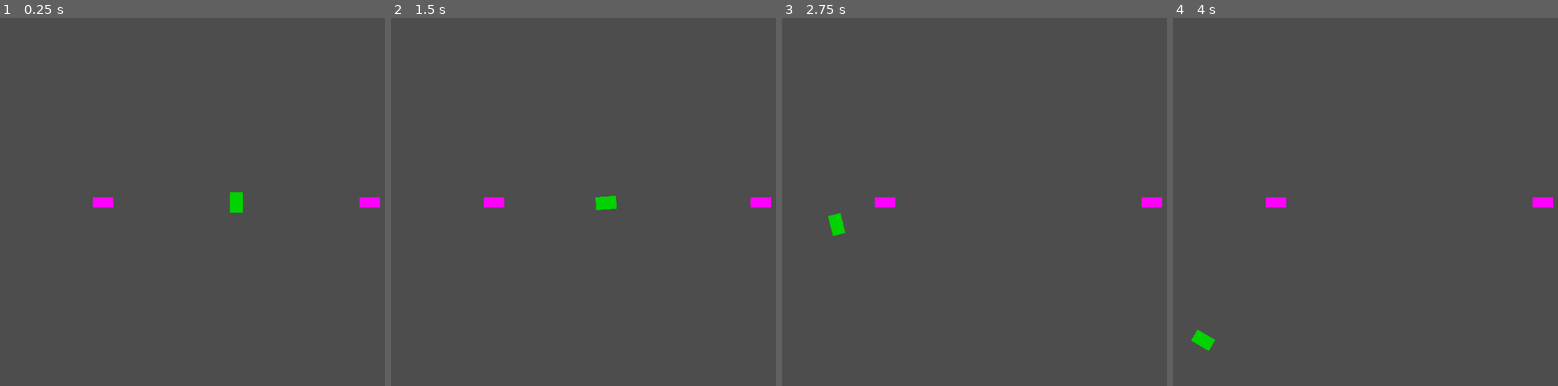
Above: before the commit, frames 1-4 (left to right).
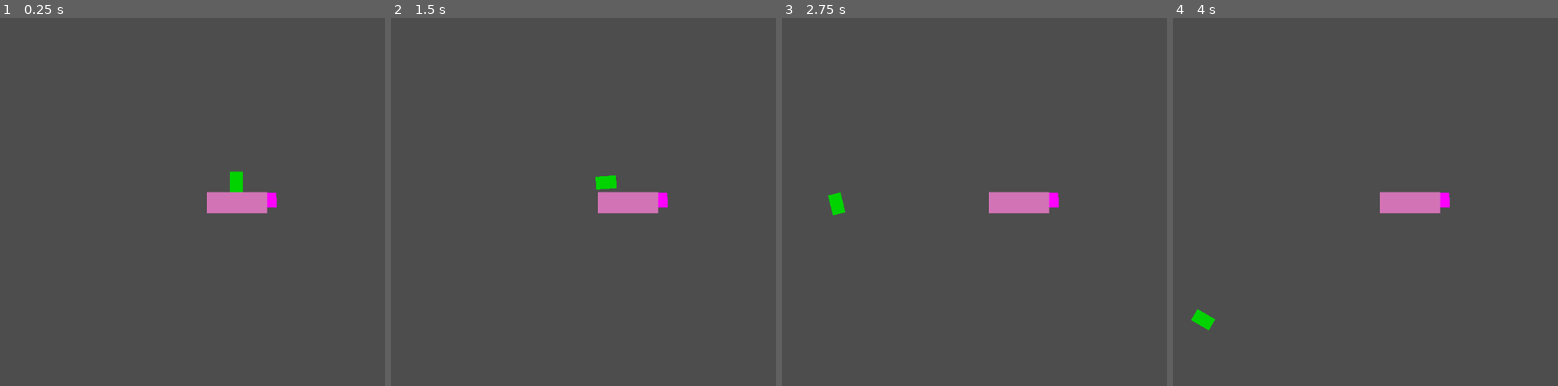
Above: after the commit, the same moments.

Repository: AndrewJDGalga/godot-simpleshooter
Game: Godot game, scene res://lv/test_space.tscn
Same seed, same stepped clock (60 frames per second), same inputs: the game is played once before the commit and once after it.
Inputs:
- Up to frame 1 (0.25 s): no input
- Up to frame 2 (1.5 s): tap Enter at 0.5 s; hold D (right) 0.53-1.28 s; tap Space (fire_laser) at 0.6, 1.25, 1.35 s; hold Down (down) from 1.28 s (still down)
- Up to frame 3 (2.75 s): release Down (down) at 2.03 s; hold D (right) from 2.03 s (still down); tap Space (fire_laser) at 2.1 s
- Up to frame 4 (4 s): release D (right) at 2.78 s; hold W (up) 2.78-3.53 s; tap Space (fire_laser) at 2.85, 3.6 s; hold A (left) from 3.53 s (still down)

The runs differ from the first frame. In frame 1, 1.6% of the frame differs, in the area x 24-99%, y 41-54%; in frame 2, 1.6%; in frame 3, 1.8%; in frame 4, 1.8%, in the area x 4-99%, y 47-91%.

Commit message:
don't think layers will have much collision issue with godot's base ordering system.

Diff:
--- a/lv/test_space.tscn
+++ b/lv/test_space.tscn
@@ -1,8 +1,9 @@
-[gd_scene load_steps=4 format=3 uid="uid://biu52s1a0e6vg"]
+[gd_scene load_steps=5 format=3 uid="uid://biu52s1a0e6vg"]
 
 [ext_resource type="PackedScene" uid="uid://dwt3hob104uk4" path="res://entity/player_space.tscn" id="1_gugsu"]
 [ext_resource type="Script" path="res://lv/test_space.gd" id="1_qqodf"]
 [ext_resource type="PackedScene" uid="uid://bf16kwxxdovue" path="res://entity/unshielded_enemy.tscn" id="3_0sjr2"]
+[ext_resource type="PackedScene" uid="uid://qngdkp88agnh" path="res://entity/level_3_ship_test.tscn" id="4_potux"]
 
 [node name="TestSpace" type="Node2D"]
 script = ExtResource("1_qqodf")
@@ -17,9 +18,11 @@
 [node name="spawn_points_left" type="Node2D" parent="."]
 
 [node name="UnshieldedEnemy" parent="." instance=ExtResource("3_0sjr2")]
-position = Vector2(-208, 0)
+position = Vector2(46, -7)
 
 [node name="UnshieldedEnemy2" parent="." instance=ExtResource("3_0sjr2")]
-position = Vector2(208, 0)
+position = Vector2(47, 0)
 rotation = -1.5708
 reverse_wave = true
+
+[node name="Level3ShipTest" parent="." instance=ExtResource("4_potux")]
